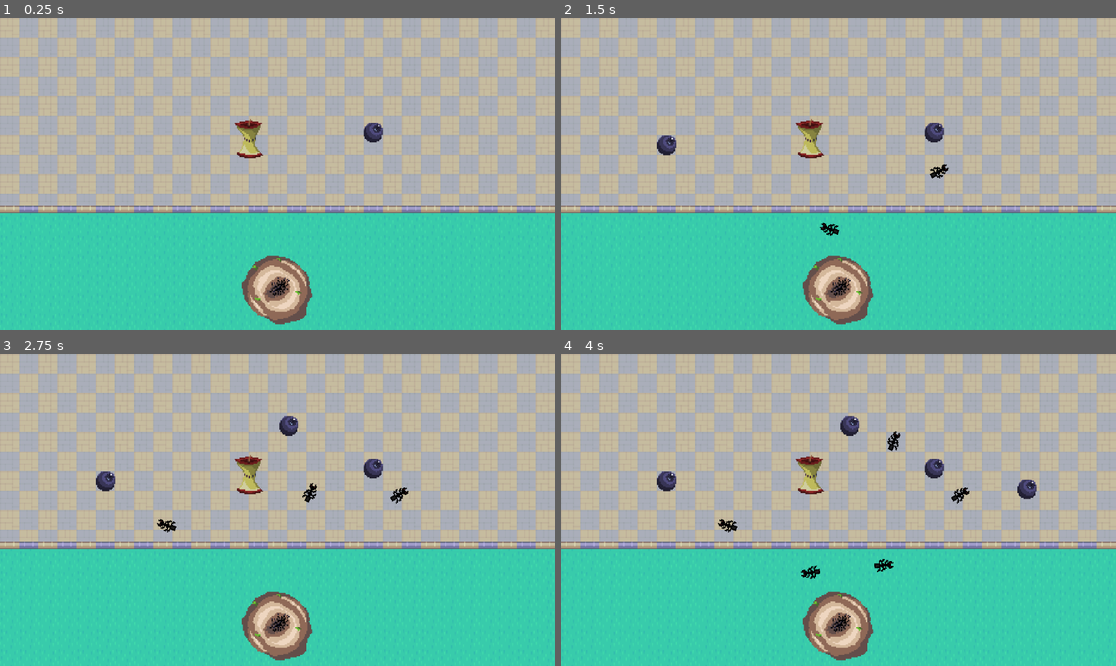
Above: before the commit, frames 1-4 (two rows, left to right).
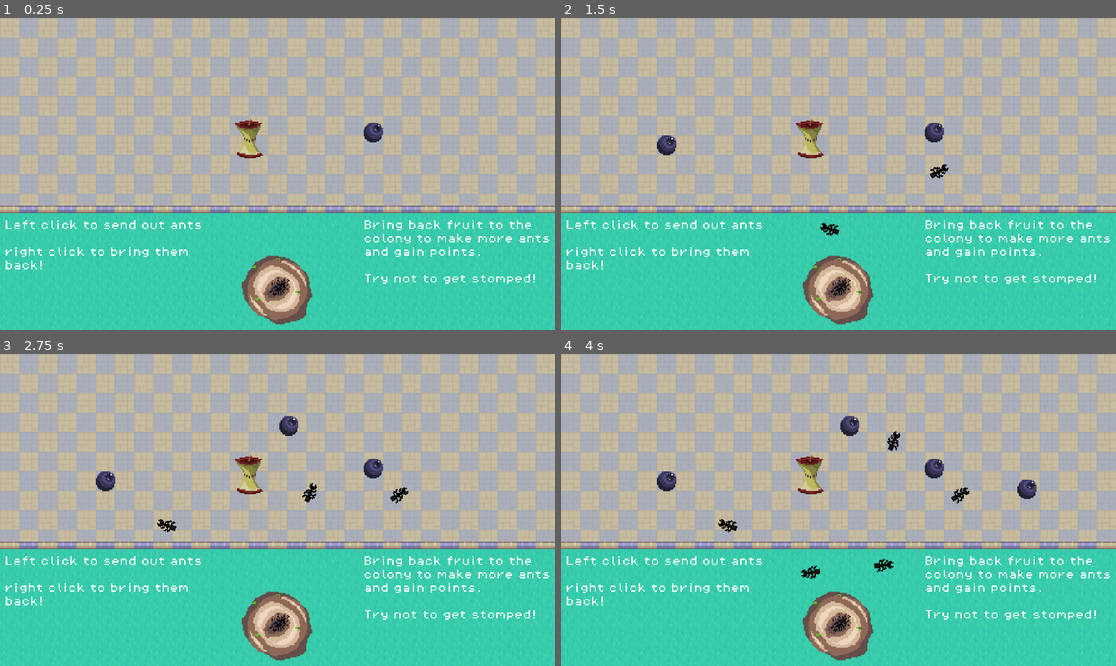
Above: after the commit, the same moments.

Repository: kiankiko9999/KDS-Ants
Game: Godot game, scene res://Scenes/BaseScene.tscn
Same seed, same stepped clock (60 frames per second), same inputs: the game is played once before the commit and once after it.
Inputs (mouse positions are in pixels of both pictures, inside the frame that each line leads up to):
- Up to frame 1 (0.25 s): no input
- Up to frame 2 (1.5 s): tap Enter at 0.5, 1.25 s; move the mouse to (960, 158) at 0.52 s; click (960, 158) at 0.67 s; move the mouse to (727, 189) at 1.27 s; click (727, 189) at 1.42 s
- Up to frame 3 (2.75 s): tap Enter at 2 s; move the mouse to (333, 441) at 2.02 s; click (333, 441) at 2.17 s
- Up to frame 4 (4 s): tap Enter at 2.75, 3.5 s; move the mouse to (810, 572) at 2.77 s; click (810, 572) at 2.92 s; move the mouse to (1005, 556) at 3.52 s; click (1005, 556) at 3.67 s

The runs differ from the first frame. In frame 1, 1.7% of the frame differs, in the area x 1-99%, y 64-86%; in frame 2, 1.7%; in frame 3, 1.7%; in frame 4, 1.7%.

Commit message:
Menu screens started and audio folder added

Diff:
--- a/kds-project-1/Scenes/BaseScene.tscn
+++ b/kds-project-1/Scenes/BaseScene.tscn
@@ -4,7 +4,8 @@
 [ext_resource type="PackedScene" uid="uid://bqbu2wmib8ojy" path="res://Scenes/ant_controller.tscn" id="2_ufl4h"]
 [ext_resource type="PackedScene" uid="uid://cgvx8mcv84tpc" path="res://Scenes/Apple.tscn" id="3_58y5n"]
 [ext_resource type="PackedScene" uid="uid://bjix1gw2dbw4n" path="res://Scenes/Blueberry.tscn" id="4_yga4i"]
-[ext_resource type="PackedScene" uid="uid://dke0id8kxi5ql" path="res://Scenes/game_controller.tscn" id="7_56e3h"]
+[ext_resource type="PackedScene" uid="uid://dpeo4lp5lur0e" path="res://Scenes/Instructions.tscn" id="6_56e3h"]
+[ext_resource type="PackedScene" path="res://Scenes/game_controller.tscn" id="7_56e3h"]
 
 [node name="Node2D2" type="Node2D" unique_id=1471633050]
 
@@ -27,3 +28,6 @@
 position = Vector2(312, -162)
 
 [node name="Node2D" parent="." unique_id=2005130439 instance=ExtResource("7_56e3h")]
+
+[node name="Node2D2" parent="." unique_id=1359435645 instance=ExtResource("6_56e3h")]
+position = Vector2(4, -94)
Not shown, added: kds-project-1/Assets/Audio/02. Lively City.wav.import
Binary file added: kds-project-1/Assets/Sprites/City Ants Main Menu.png
Not shown, added: kds-project-1/Assets/Sprites/City Ants Main Menu.png.import
Binary file added: kds-project-1/Assets/Sprites/Credits Screen.png
Not shown, added: kds-project-1/Assets/Sprites/Credits Screen.png.import
Not shown, added: kds-project-1/Assets/Audio/02. Lively City.wav
